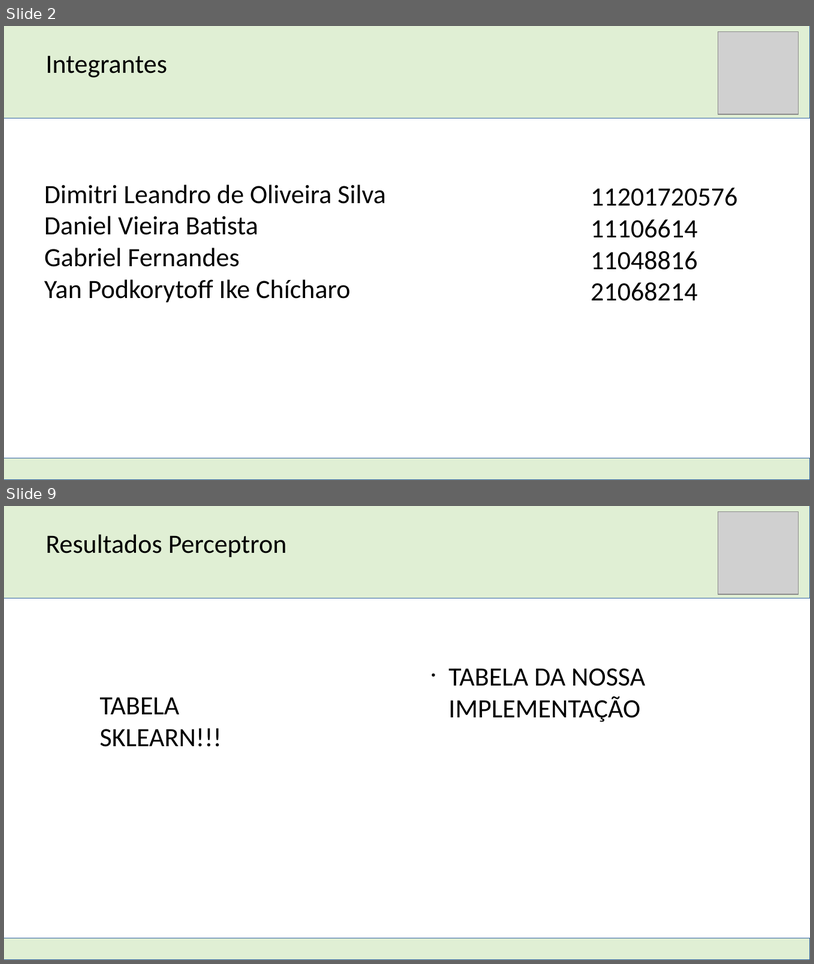
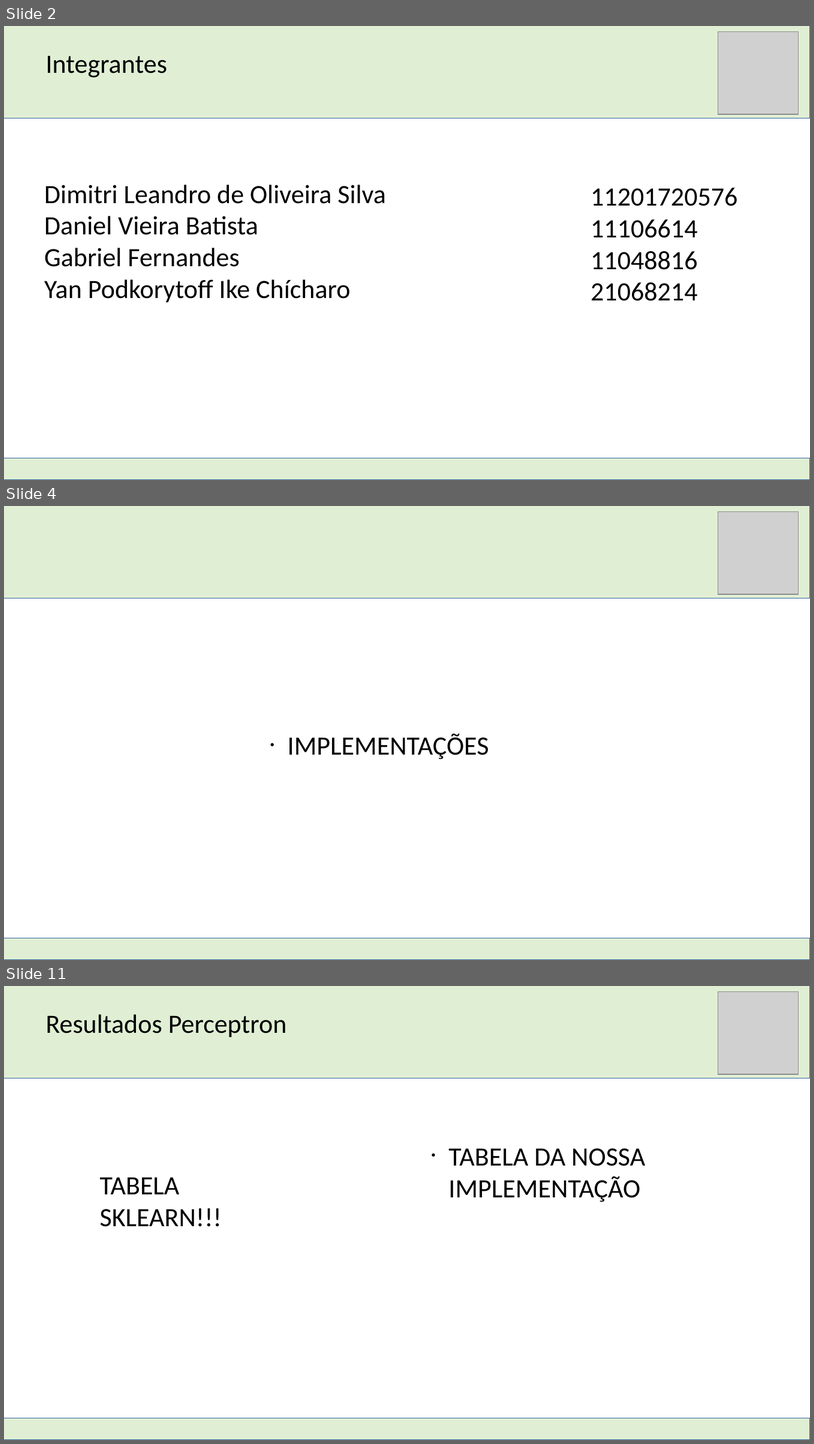
Before and after one commit to DimitriLeandro/ProjetoFinalSistemasInteligentesUFABC, a slide deck: Apresentação SI.odp. Shown one above the other, each under a label of ours: slides 2 and 9 before the commit, slides 2, 4 and 11 after it; the slides between them are not shown. The pictures are 814x964 and 814x1444 pixels, drawn with LibreOffice and Linux fonts; fonts in the diff are those of the drawing; grey boxes stand for pictures. Boxes give left, top, right and bottom in pixels: in the first picture for what was removed or moved away, otherwise in the second. Text is boxed around its words. In the diff, an @@ line names an element or a change of style, - is before the commit and + after.

```diff
--- a/Apresentação SI.odp
+++ b/Apresentação SI.odp
@@ slide 4 added at <box>4,506,810,960</box>, background #FFFFFF @@
@@ rectangle added at <box>4,506,810,598</box>, fill #E0EFD4, outline #3465A4 0 pt @@
@@ picture added at <box>718,512,798,595</box> @@
@@ text added at <box>288,733,489,759</box>, 26 pt, text #000000 @@
+• IMPLEMENTAÇÕES
@@ rectangle added at <box>4,939,810,960</box>, fill #E0EFD4, outline #3465A4 0 pt @@
@@ what was slide 9 is now slide 11 @@
```
Also in this commit, not shown: 7 slides changed, 1 other slide added.
